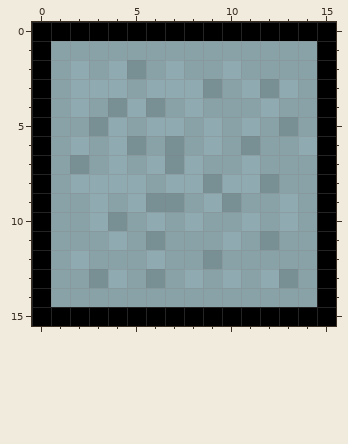
Pixel-art sprite: textures/portable_chests_tin_chest_top.png. The picture above is the old version.
The file is 16x16 pixels. Colours within 5 levels of each other are drawn and written as one.
Now the later version:
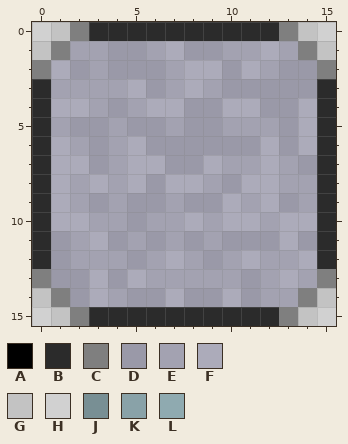
Palette (. is transparent): A #000000  B #2b2b2b  C #7f7f7f  D #9a99a8  E #a3a2b1  F #acabba  G #c3c3c3  H #d1d1d1  J #788f94  K #89a2a8  L #8faab0
The exact change:
Changed rows in their new state; - is an unchanged pixel.
first column x 0:
 0 HGCBBBBBBBBBBCGH
 1 GCEEDDEFDDEEFECG
 2 CFDEDDDEFFDFEDDC
 3 BEEEEFDEFEDDDDDB
 4 BFFEDEFFDDFFDDFB
 5 BEDDEDDEDDEEEDFB
 6 BFEDEFDDDDDDFDFB
 7 BFFDEFFDDFEEFEDB
 8 BFEFEFDFFEDFFEEB
 9 BFEDEDDEDDFEFDEB
10 BFFEEDEEFEFFEFFB
11 BDEFDEDEDEDDDFDB
12 BDEEEDEFEDEFEEFB
13 CDDFDFEEEEEDEFEC
14 GCDFEDDFDDFDEECG
15 HGCBBBBBBBBBBCGH
